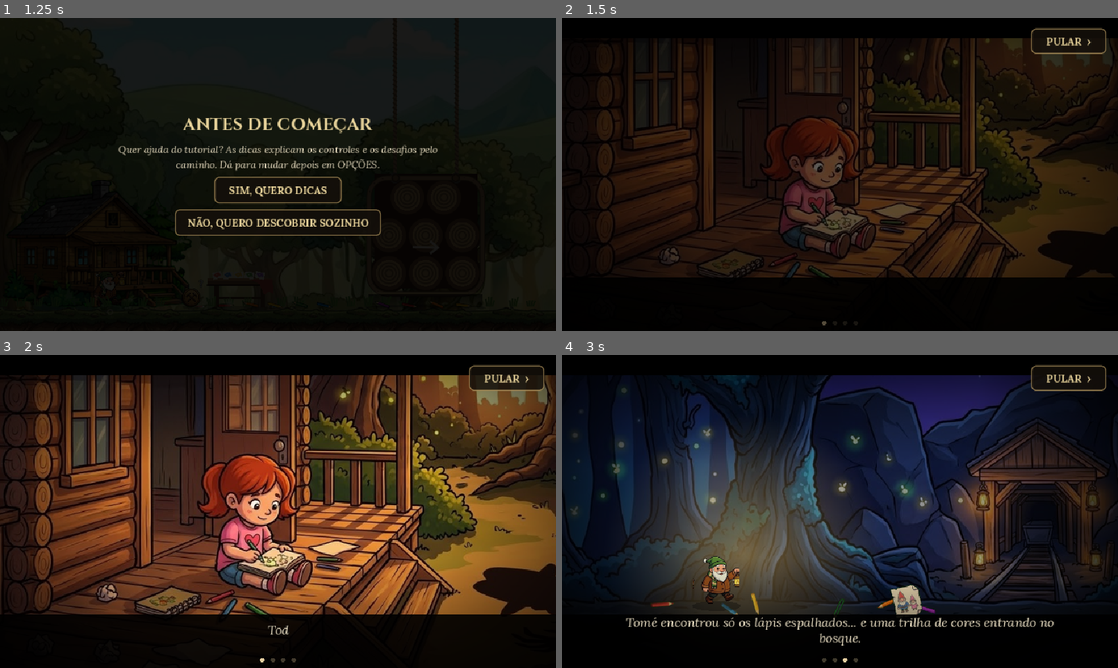
Above: before the commit, frames 1-4 (two rows, left to right).
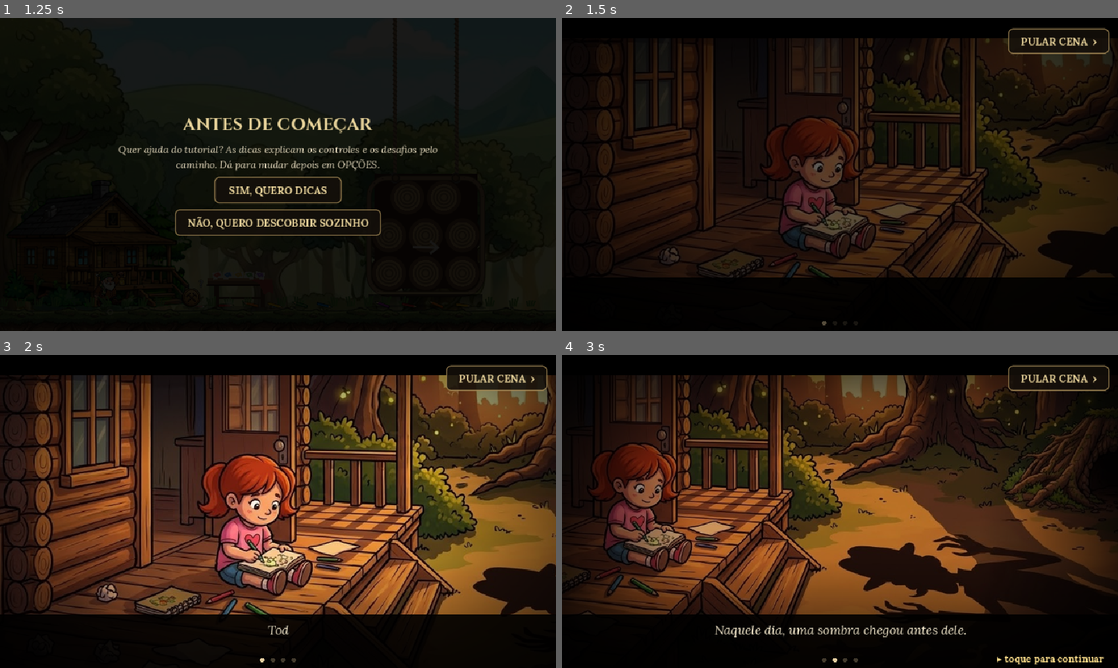
Above: after the commit, the same moments.

Repository: alanclebersantana/Find-Her-Godot
Game: Godot game, scene res://scenes/main.tscn
The game is run twice, just before and just after one commit, with the same random seed, the same clock (stepped at 60 frames per second) and the same inputs.
Inputs (mouse positions are in pixels of both pictures, inside the frame that each line leads up to):
- Up to frame 1 (1.25 s): click "COMEÇAR" at 0.5 s
- Up to frame 2 (1.5 s): click "SIM, QUERO DICAS" at 1.25 s
- Up to frame 3 (2 s): no input
- Up to frame 4 (3 s): tap Enter at 2 s; drag from (840, 511) to (895, 442) at 2.02 s; drag from (728, 527) to (812, 574) at 2.77 s

Frame 1 is identical in both runs. In frame 2, 0.4% of the frame differs, in the area x 80-99%, y 3-12%; in frame 3, 0.5%; in frame 4, 63%, in the area x 0-100%, y 3-99%.

Commit message:
Caixas não prendem no paredão; todas as falas esperam o toque
- caixa de empurrar não volta para trás de onde começou (sobra espaço para empurrar de novo);
  saves antigos com caixa presa são corrigidos; ↻ volta as caixas à frente da fogueira
- cenas da história (abertura, crachá, entrada da mina, depois do fim): cada quadro fica parado
  até o toque, com aviso piscando e botão PULAR CENA
- falas dentro do jogo: a caixa fica totalmente visível e com o texto inteiro enquanto espera

Co-Authored-By: Claude Opus 5.5 <noreply@anthropic.com>
Claude-Session: https://claude.ai/code/session_01W4uJMM5KLRnk3edeqa4wjD

Diff:
--- a/scripts/game.gd
+++ b/scripts/game.gd
@@ -751,6 +751,7 @@
 		if player.crouch:
 			player.crouch = false
 			player.h = 34
+		M.reset_crates(player.spawnX)
 		flash("De volta à fogueira.")
 	# corrida: dois toques na mesma direção
 	if kd("R") and not player.hR:
@@ -1224,8 +1225,8 @@
 		CINE.t = CINE.dur
 	elif not cl.is_empty():
 		var full_t: int = int(cl[0] + cl[3].length() / 1.6) + 1
-		if tap and CINE.t < full_t:
-			CINE.t = full_t
+		if tap and CINE.t < min(full_t, cl[1] - 3):
+			CINE.t = min(full_t, cl[1] - 3)
 		elif CINE.t >= cl[1] - 3 and not CINE.get("ok", {}).has(cl[0]) and not auto_cine:
 			CINE.waiting = true
 			if tap:
--- a/scripts/mech.gd
+++ b/scripts/mech.gd
@@ -419,6 +419,12 @@
 	if c.t != "push" or p._g == null or p.crouch or p.get("dog") or p.get("guard"):
 		return false
 	var amt: float = clamp(dx * .6, -2.6, 2.6)
+	# a caixa nunca volta para trás do lugar onde começou: assim não fica presa num paredão
+	# sem espaço para o Tomé passar para trás dela
+	if amt < 0 and c.x + amt < c.ox:
+		amt = c.ox - c.x
+		if amt > -.01:
+			return false
 	var r: Dictionary = g.R(c.x + amt, c.y, c.w, c.h - 2)
 	for s in g.blockers():
 		if s == c or s.get("oneway"):
@@ -443,5 +449,15 @@
 func restore(d: Dictionary) -> void:
 	var cs: Array = d.get("push", [])
 	for i in min(cs.size(), PUSH.size()):
-		PUSH[i].x = float(cs[i][0])
+		PUSH[i].x = max(float(cs[i][0]), float(PUSH[i].ox))
 		PUSH[i].y = float(cs[i][1])
+		if float(cs[i][0]) < float(PUSH[i].ox):
+			PUSH[i].y = float(PUSH[i].oy)
+
+## ↻ voltar à fogueira: as caixas que ainda estão à frente voltam ao lugar
+func reset_crates(from_x: float) -> void:
+	for c in PUSH:
+		if not c.dead and c.ox > from_x - 40:
+			c.x = float(c.ox)
+			c.y = float(c.oy)
+			c.vy = 0.0
--- a/scripts/ui/cutscene.gd
+++ b/scripts/ui/cutscene.gd
@@ -1,6 +1,6 @@
 extends Control
 ## Cenas curtas da história: quadros com zoom/pan lento, legenda que vai aparecendo letra a letra,
-## toque para avançar e botão PULAR. Cenas: "abertura", "cracha", "mina".
+## a fala fica parada até o toque, e o botão PULAR CENA pula tudo. Cenas: "abertura", "cracha", "mina".
 
 signal finished
 
@@ -13,6 +13,9 @@
 var skip_btn: Button
 var cena: Texture2D
 var img_rect := Rect2()   # onde a última imagem de fundo foi desenhada (para posicionar coisas sobre ela)
+var leaving := -1.0       # >= 0: o jogador tocou e o quadro está escurecendo para o próximo
+## nos testes automáticos (sem tela) as falas avançam sozinhas
+var auto := DisplayServer.get_name() == "headless"
 
 const INK := Color("#f0e4c8")
 
@@ -48,11 +51,11 @@
 				{"d": _s_mine_closed, "txt": "O portão bateu. Mas no chão, mais um lápis: a trilha continua mina adentro.", "dur": 6.0},
 			]
 	skip_btn = Button.new()
-	skip_btn.text = "PULAR  ›"
+	skip_btn.text = "PULAR CENA  ›"
 	skip_btn.focus_mode = Control.FOCUS_NONE
 	skip_btn.set_anchors_preset(Control.PRESET_TOP_RIGHT)
-	skip_btn.position = Vector2(-150, 18)
-	skip_btn.custom_minimum_size = Vector2(130, 44)
+	skip_btn.position = Vector2(-190, 18)
+	skip_btn.custom_minimum_size = Vector2(170, 44)
 	skip_btn.pressed.connect(_end)
 	add_child(skip_btn)
 
@@ -61,14 +64,19 @@
 		return
 	t += d
 	var dur: float = shots[idx].dur
-	if t < .5:
+	if auto and leaving < 0 and t >= dur:
+		leaving = 0.0
+	if leaving >= 0:
+		# o jogador tocou: escurece e passa para o próximo quadro
+		leaving += d
+		fade = clamp(leaving / .35, 0, 1)
+		if leaving >= .35:
+			_next()
+	elif t < .5:
 		fade = 1.0 - t / .5
-	elif t > dur - .45:
-		fade = clamp((t - (dur - .45)) / .45, 0, 1)
 	else:
+		# a fala fica parada na tela até o jogador tocar
 		fade = 0.0
-	if t >= dur:
-		_next()
 	queue_redraw()
 
 func _gui_input(e: InputEvent) -> void:
@@ -85,15 +93,18 @@
 		get_viewport().set_input_as_handled()
 
 func _tap() -> void:
+	if done or leaving >= 0:
+		return
 	var full: String = shots[idx].txt
 	if _shown_chars() < full.length():
 		t = max(t, full.length() / 38.0 + .6)   # completa a legenda
 	else:
-		_next()
+		leaving = 0.0
 
 func _next() -> void:
 	idx += 1
 	t = 0.0
+	leaving = -1.0
 	if idx >= shots.size():
 		_end()
 
@@ -137,8 +148,13 @@
 	# pontinhos de progresso
 	for i in shots.size():
 		draw_circle(Vector2(W / 2 - (shots.size() - 1) * 9 + i * 18, H - 14), 4, Color(1, .9, .7, .9 if i == idx else .25))
-	if n >= full.length() and fmod(t, 1.0) < .6:
-		draw_string(Spr.font, Vector2(W - 120, H - 12), "toque ›", HORIZONTAL_ALIGNMENT_LEFT, -1, 13, Color(1, .9, .7, .6))
+	if n >= full.length() and leaving < 0:
+		# aviso bem visível, piscando devagar, até o toque
+		var a: float = .78 + .22 * sin(t * 4.0)
+		var msg := "▸ toque para continuar"
+		var mw: float = Spr.font_b.get_string_size(msg, HORIZONTAL_ALIGNMENT_LEFT, -1, 17).x
+		draw_string_outline(Spr.font_b, Vector2(W - mw - 24, H - 10), msg, HORIZONTAL_ALIGNMENT_LEFT, -1, 17, 4, Color(0, 0, 0, .9))
+		draw_string(Spr.font_b, Vector2(W - mw - 24, H - 10), msg, HORIZONTAL_ALIGNMENT_LEFT, -1, 17, Color(1, .88, .55, a))
 	if fade > 0:
 		draw_rect(Rect2(0, 0, W, H), Color(0, 0, 0, fade))
 
--- a/scripts/ui/hud.gd
+++ b/scripts/ui/hud.gd
@@ -159,7 +159,9 @@
 		Spr.restore()
 	var l = game.cine_line()
 	if l != null:
-		var k2: float = clamp(min(t - l[0], l[1] - t) / 8.0, 0, 1)
+		var wt: bool = c.get("waiting", false)
+		# parada esperando o toque: a caixa da fala fica totalmente visível
+		var k2: float = 1.0 if wt else clamp(min(t - l[0], l[1] - t) / 8.0, 0, 1)
 		var bw: float = min(W - 80, 760)
 		var bx: float = W / 2 - bw / 2
 		var by: float = H - 62 - 92
@@ -180,14 +182,15 @@
 				Spr.rect(bx + 10, by + 76, 68, 20, Color(.05, .04, .03, .88 * k2))
 		var col: Color = {"VARGAS": Color("#ff9a7a"), "ISIS": Color("#ffb0d0"), "TOMÉ": Color("#ffd27a")}.get(l[2], Color.WHITE)
 		Spr.text(l[2], bx + 92, by + 26, 15, Color(col.r, col.g, col.b, k2), HORIZONTAL_ALIGNMENT_LEFT, Spr.font_title)
-		var shown: int = int((t - l[0]) * 1.6)
+		var shown: int = 9999 if c.get("waiting", false) else int((t - l[0]) * 1.6)
 		var txt: String = l[3].substr(0, shown)
 		var yy := by + 50
 		for ln in _lines(txt, bw - 110, 17):
 			Spr.text(ln, bx + 92, yy, 17, Color(.96, .92, .82, k2), HORIZONTAL_ALIGNMENT_LEFT, Spr.font_i)
 			yy += 21
-		if c.get("waiting", false) and (game.T / 18) % 2 == 0:
-			Spr.text("▸ toque para continuar", bx + bw - 14, by + 76, 13, Color(1, .88, .6, k2), HORIZONTAL_ALIGNMENT_RIGHT, Spr.font_b)
+		if wt:
+			var pa: float = .78 + .22 * sin(game.T * .12)
+			Spr.text("▸ toque para continuar", bx + bw - 14, by + 78, 15, Color(1, .88, .6, pa), HORIZONTAL_ALIGNMENT_RIGHT, Spr.font_b, 3, Color(0, 0, 0, .8))
 	Spr.text("PULAR CENA ▸", W - 20, H - 22, 15, Color(1, .9, .7, .7 * a), HORIZONTAL_ALIGNMENT_RIGHT, Spr.font_b)
 
 func _portrait(n: String, cx: float, cy: float, h: float, al: float) -> void:
